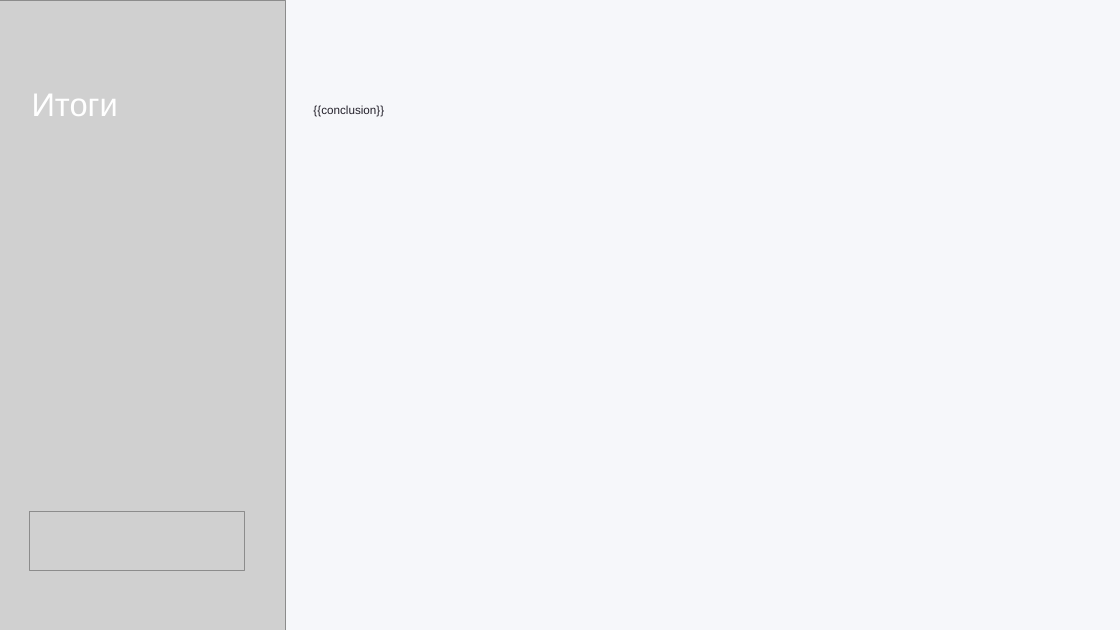
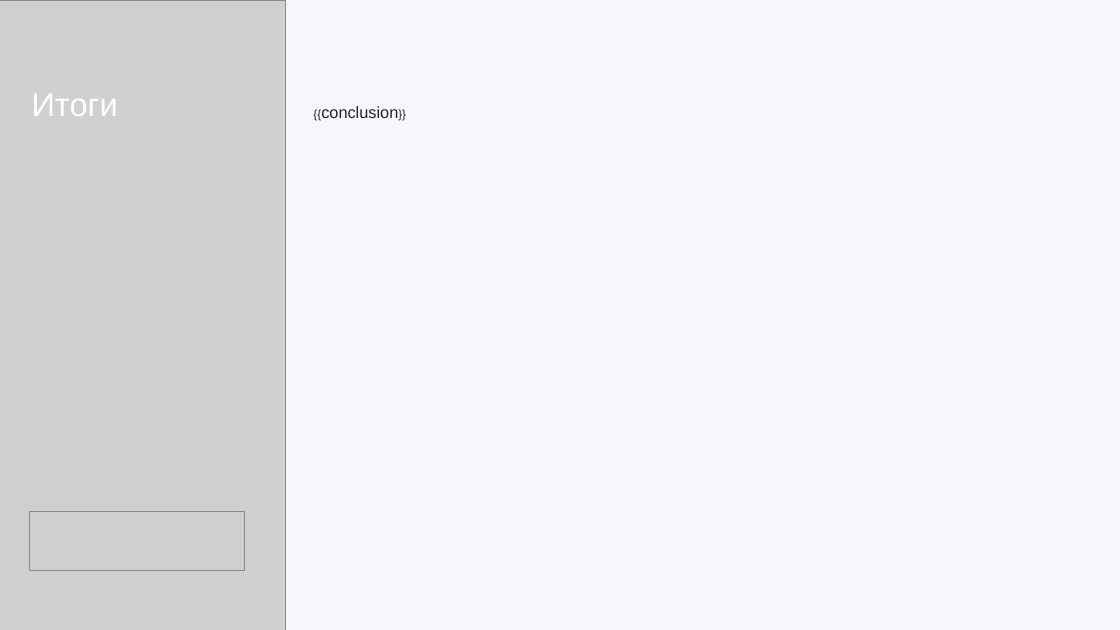
Before and after one commit to valerrkaaa/Hack_GoCodeHackMSK_2022, a slide deck: slide 7 of PowerPoint/pptx_template.pptx. Drawn at 1120x630 pixels with LibreOffice and Linux fonts; fonts in the diff are those of the drawing; grey boxes stand for pictures. Boxes give left, top, right and bottom in pixels: in the first picture for what was removed or moved away, otherwise in the second. Text is boxed around its words. In the diff, an @@ line names an element or a change of style, - is before the commit and + after.

```diff
--- a/PowerPoint/pptx_template.pptx
+++ b/PowerPoint/pptx_template.pptx
@@ text "{{conclusion}}" at (321, 106, 398, 118): size 20 to 28 pt in "{{conclusion}}" @@
```
Also in this commit, not shown: 5 other slides changed, 6 other files.
